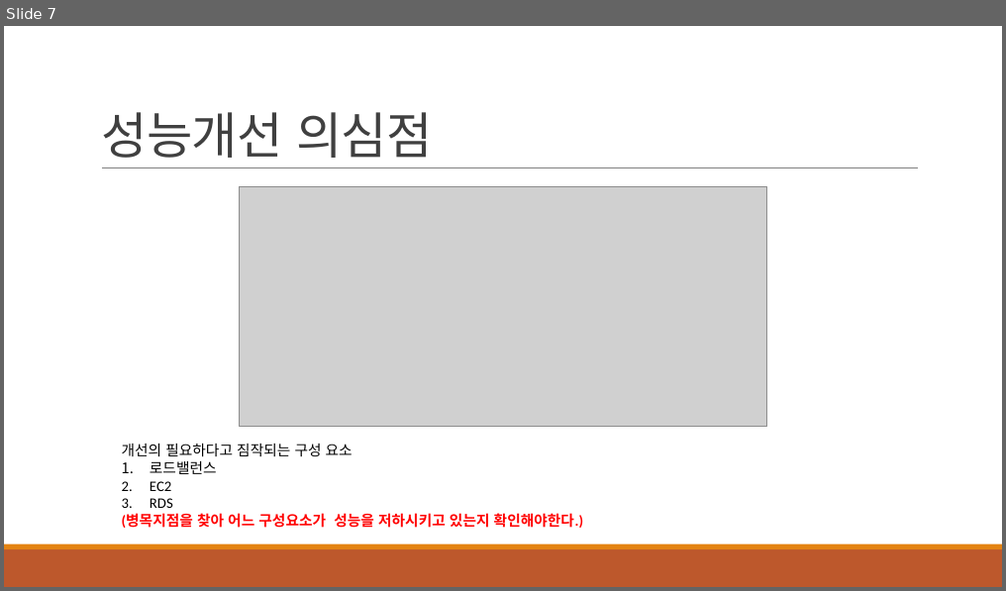
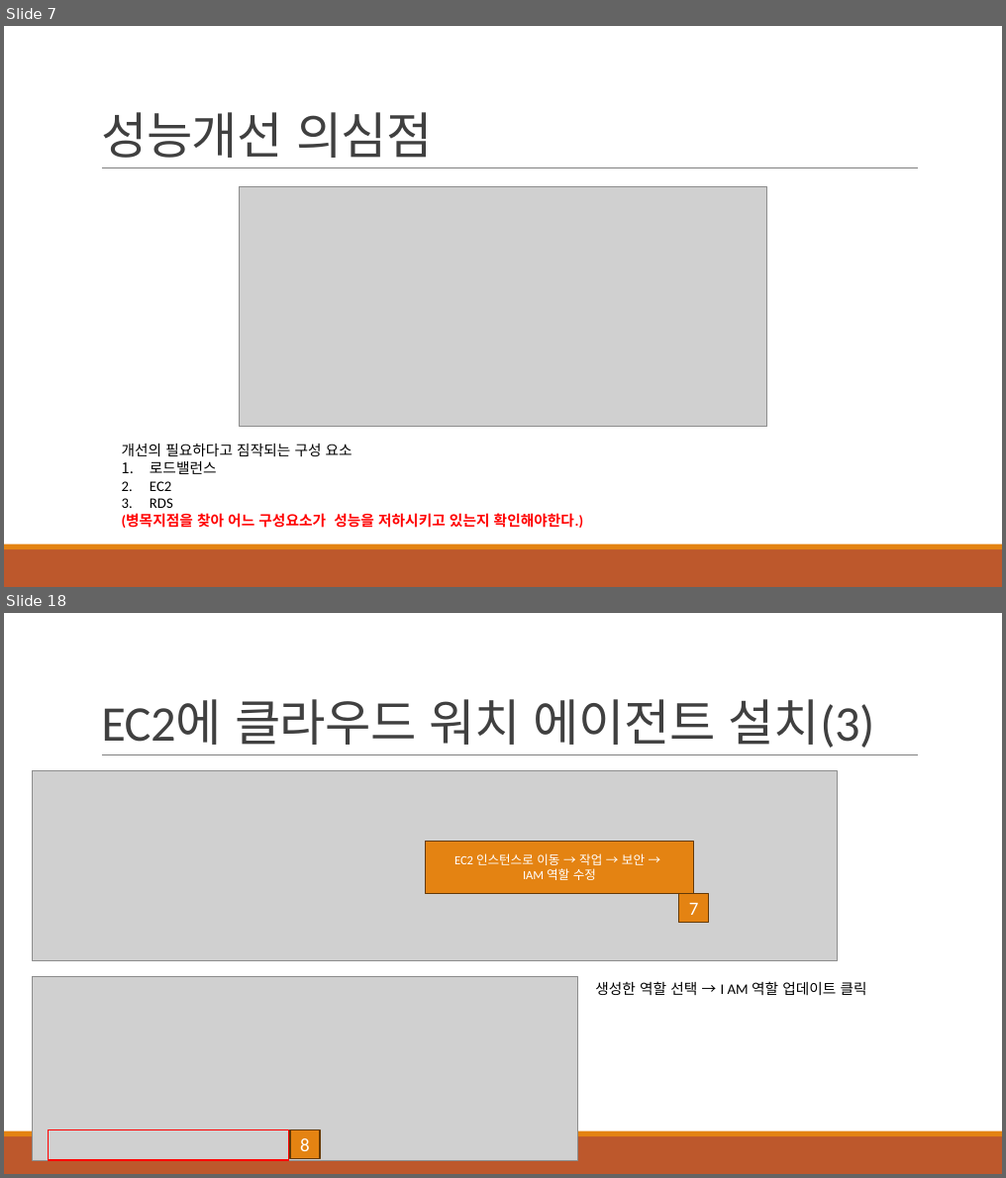
Before and after one commit to khb3025/study-load-test, a slide deck: ppt/3. 부하테스트 모니터 링.pptx. Shown one above the other, each under a label of ours: slide 7 before the commit, slides 7 and 18 after it; the slides between them are not shown. The pictures are 1006x591 and 1006x1178 pixels, drawn with LibreOffice and Linux fonts; fonts in the diff are those of the drawing; grey boxes stand for pictures. Boxes give left, top, right and bottom in pixels: in the first picture for what was removed or moved away, otherwise in the second. Text is boxed around its words. In the diff, an @@ line names an element or a change of style, - is before the commit and + after.

```diff
--- a/ppt/3. 부하테스트 모니터 링.pptx
+++ b/ppt/3. 부하테스트 모니터 링.pptx
@@ slide 18 added at [4,613,1002,1174], background #FFFFFF; not listed: 3 template elements that a slide beside it also shows @@
@@ title added at [101,699,874,748], 48 pt, text #404040 @@
+EC2에 클라우드 워치 에이전트 설치(3)
@@ picture added at [32,771,837,961] @@
@@ rectangle added at [426,842,694,894], fill #E48312, outline #643908 1.25 pt, 12 pt, text #FFFFFF @@
+EC2 인스턴스로 이동 → 작업 → 보안 →
+IAM 역할 수정
@@ rectangle added at [679,894,709,922], fill #E48312, outline #643908 1.25 pt, 18 pt, text #FFFFFF @@
+7
@@ picture added at [32,976,577,1160] @@
@@ text added at [595,981,867,995], 14 pt, text #000000 @@
+생성한 역할 선택 → I AM 역할 업데이트 클릭
@@ rectangle added at [49,1131,289,1161], outline #FF0000 1.25 pt @@
@@ rectangle added at [290,1131,320,1158], fill #E48312, outline #643908 1.25 pt, 18 pt, text #FFFFFF @@
+8
```
Also in this commit, not shown: 1 slide changed, 39 other slides added, 1 other file.
